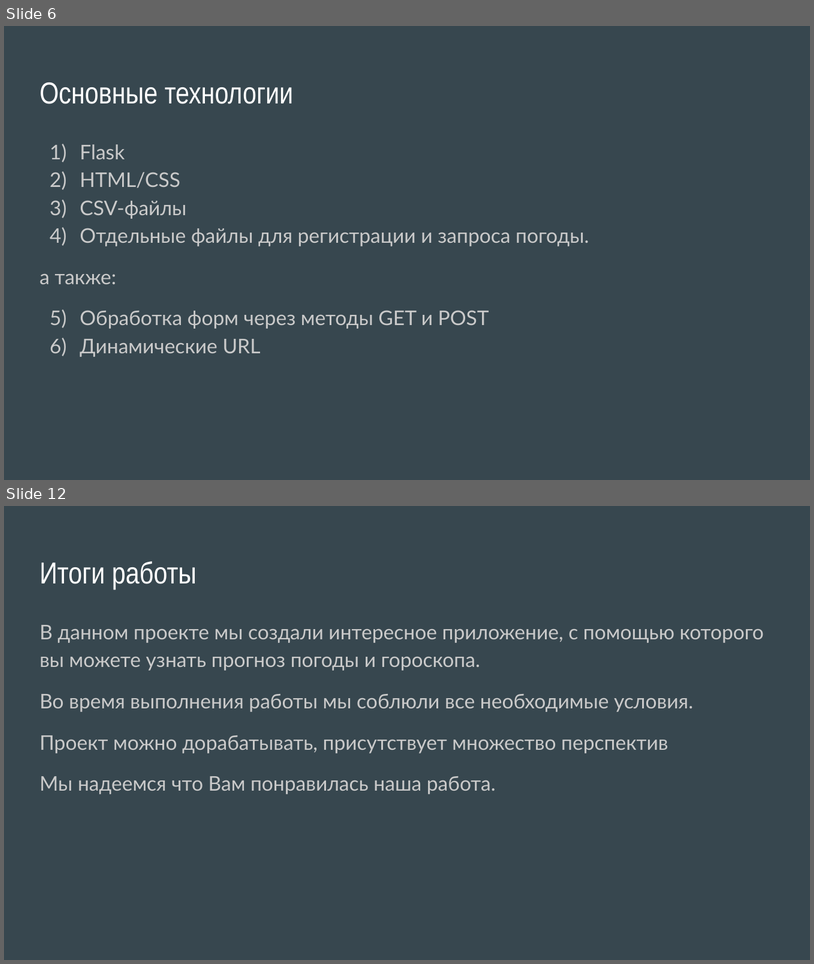
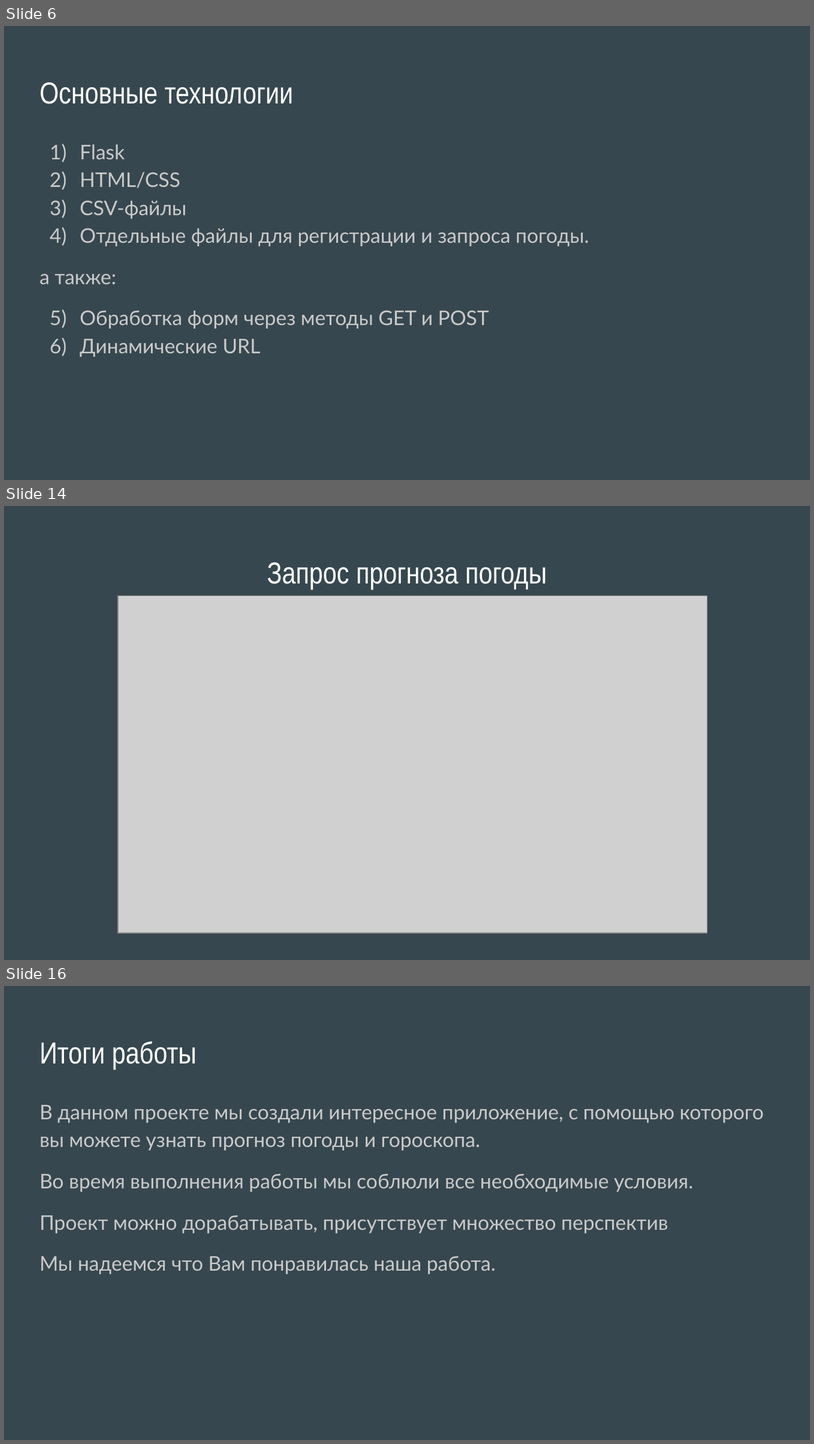
Before and after one commit to Alekseyavlenko/Goroscopic-weather, a slide deck: Goroscopic-weather.pptx. Shown one above the other, each under a label of ours: slides 6 and 12 before the commit, slides 6, 14 and 16 after it; the slides between them are not shown. The pictures are 814x964 and 814x1444 pixels, drawn with LibreOffice and Linux fonts; fonts in the diff are those of the drawing; grey boxes stand for pictures. Boxes give left, top, right and bottom in pixels: in the first picture for what was removed or moved away, otherwise in the second. Text is boxed around its words. In the diff, an @@ line names an element or a change of style, - is before the commit and + after.

```diff
--- a/Goroscopic-weather.pptx
+++ b/Goroscopic-weather.pptx
@@ slide 14 added at (4, 506, 810, 960), background #37474F @@
@@ title added at (267, 562, 547, 589), 27 pt, text #FFFFFF @@
+Запрос прогноза погоды
@@ picture added at (119, 595, 708, 933) @@
@@ what was slide 12 is now slide 16 @@
```
Also in this commit, not shown: 5 slides changed, 5 other slides added, 2 slides removed.
